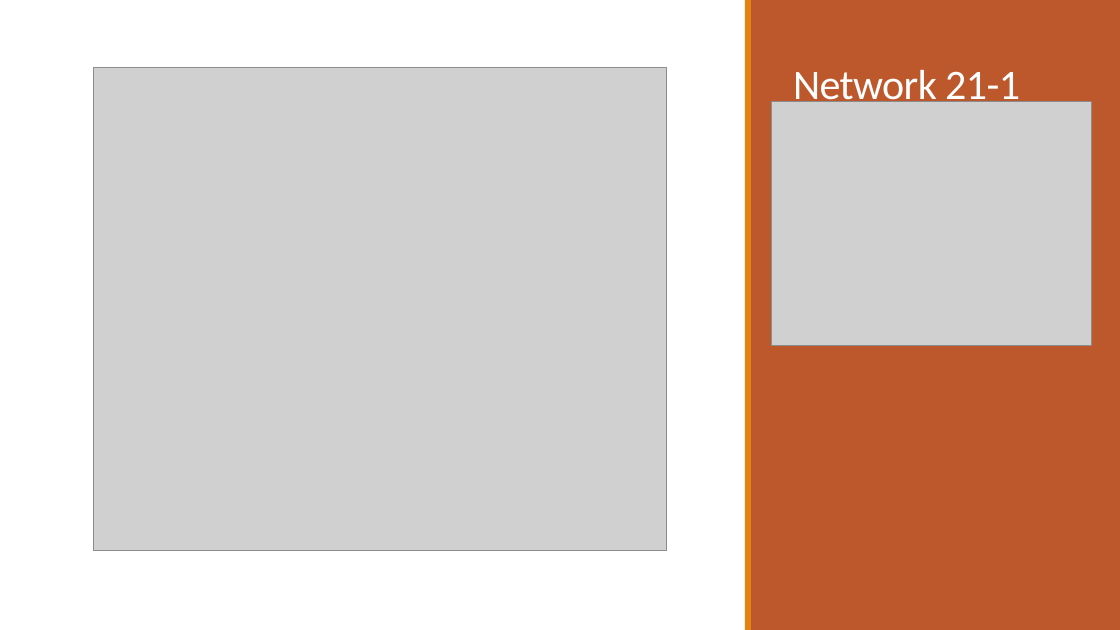
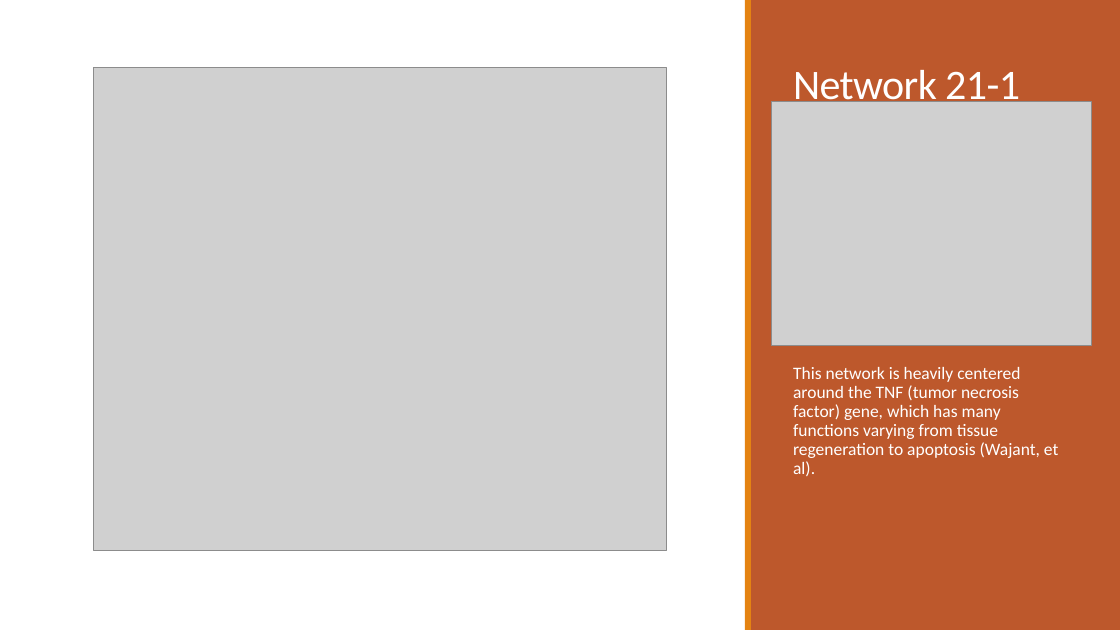
Before and after one commit to dyaom/REHS-2019, a slide deck: slide 17 of Cataract.pptx. Drawn at 1120x630 pixels with LibreOffice and Linux fonts; fonts in the diff are those of the drawing; grey boxes stand for pictures. Boxes give left, top, right and bottom in pixels: in the first picture for what was removed or moved away, otherwise in the second. Text is boxed around its words. In the diff, an @@ line names an element or a change of style, - is before the commit and + after.

```diff
--- a/Cataract.pptx
+++ b/Cataract.pptx
@@ text added at [793, 367, 1058, 476], 15 pt, text #FFFFFF @@
+This network is heavily centered around the TNF (tumor necrosis factor) gene, which has many functions varying from tissue regeneration to apoptosis (Wajant, et al).
```
Also in this commit, not shown: 6 other slides changed, 3 slides added, 1 slide removed, 2 other files.
